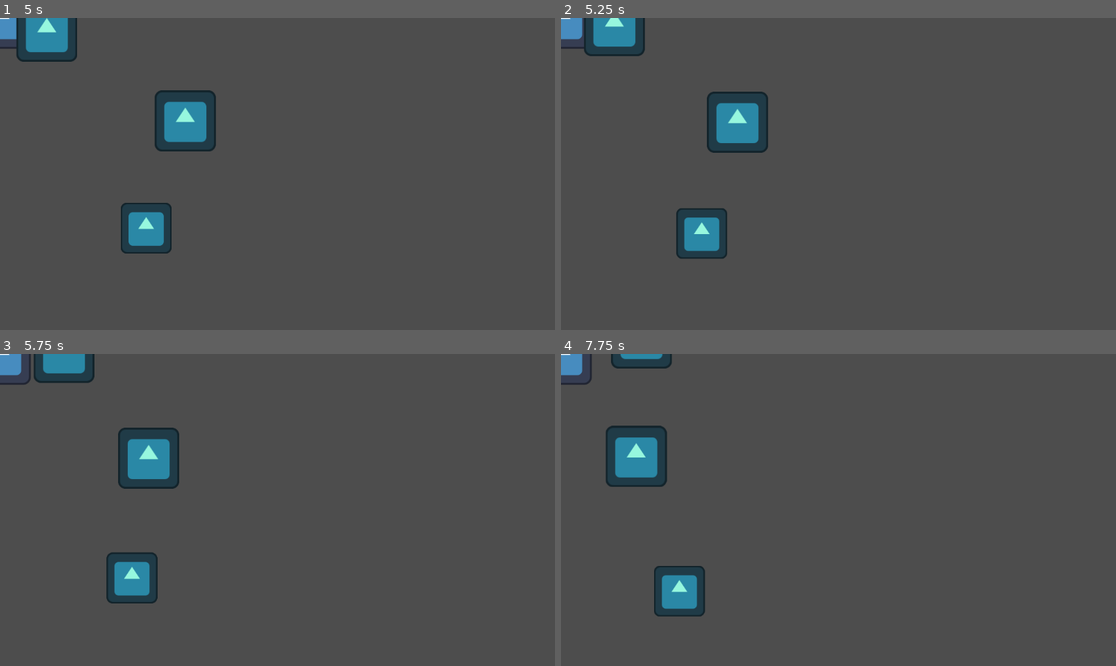
Above: before the commit, frames 1-4 (two rows, left to right).
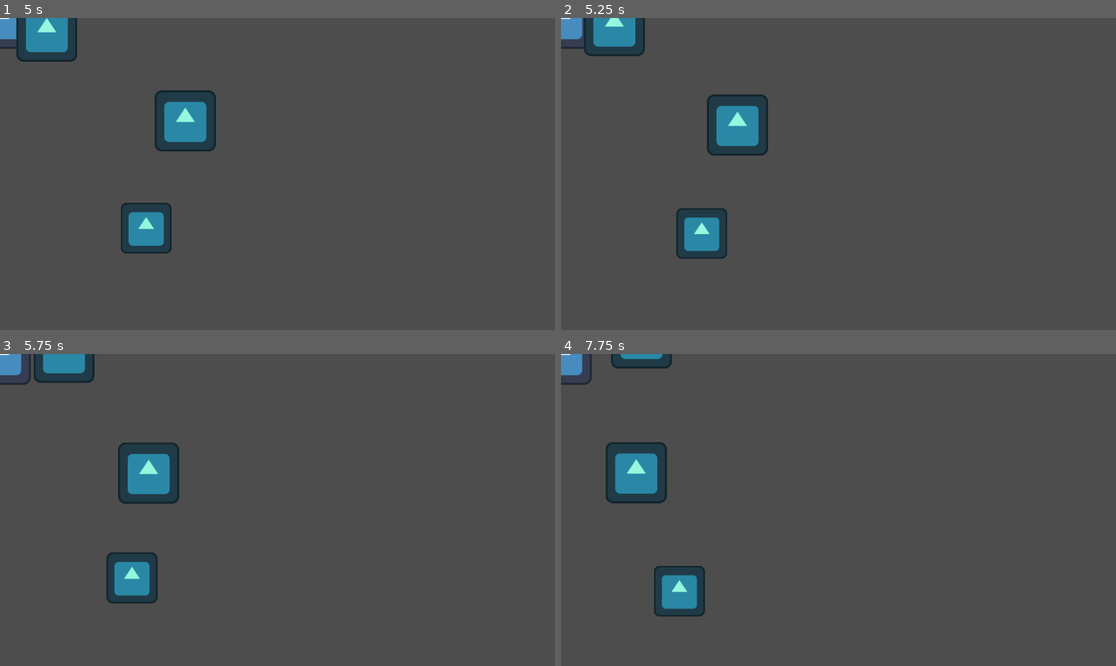
Above: after the commit, the same moments.

Repository: corin-gaiotto/gdc-jam-2025
Game: Godot game, scene res://Scenes/Fishing.tscn
The game is run twice, just before and just after one commit, with the same random seed, the same clock (stepped at 60 frames per second) and the same inputs. The engine's default icon, where the game draws it, is replaced by a stand-in: a white triangle on a blue panel in a dark square.
Inputs:
- Up to frame 1 (5 s): tap Enter at 0.5, 2 s; hold W (up) 0.53-2.03 s; tap Space (fishing-interact) at 0.6, 1.25, 1.35, 2.1, 2.75, 2.85, 3.6, 4.35 s; hold A (left) 2.03-3.53 s; hold S (down) 3.53-4.28 s; hold D (right) from 4.28 s (still down)
- Up to frame 2 (5.25 s): release D (right) at 5.03 s; hold W (up) from 5.03 s (still down); tap Space (fishing-interact) at 5.1 s
- Up to frame 3 (5.75 s): keep holding W (up)
- Up to frame 4 (7.75 s): release W (up) at 5.78 s; hold D (right) from 5.78 s (still down); tap Space (fishing-interact) at 5.85, 6.6, 7.35 s

Frame 1 is identical in both runs. In frame 2, 0.5% of the frame differs, in the area x 26-38%, y 23-45%; in frame 3, 1.8%; in frame 4, 1.9%, in the area x 8-20%, y 22-48%.

Commit message:
Made fish move downwards when not being pulled but on hook

Diff:
--- a/Assets/FishSpecies/TestSpecies.tscn
+++ b/Assets/FishSpecies/TestSpecies.tscn
@@ -22,7 +22,7 @@
 preferredDepth = 400.0
 idleBurstTime = 5
 idleMoveSpeed = 100.0
-fishingTurnTime = 3
+fishingTurnTime = 1
 fishingResistance = 1.0
 fishingEnergyDrain = 1.0
 metadata/_custom_type_script = "uid://c3dgu655bgxdj"
--- a/Scripts/fishing_player.gd
+++ b/Scripts/fishing_player.gd
@@ -126,6 +126,9 @@
 				# move the fish upwards based on the pull strength
 				hookedFish.position.y -= pull_strength
 
+				if pull_strength == 0:
+					hookedFish.position.y += hookedFish.fishingResistance
+
 				# decrease own energy by energy cost
 				energy -= energy_cost
 
